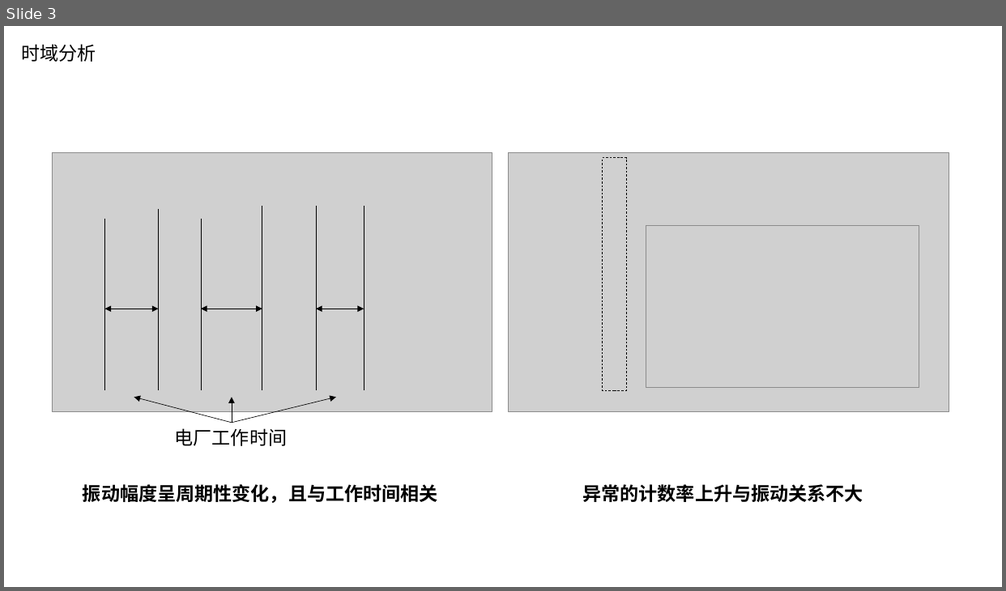
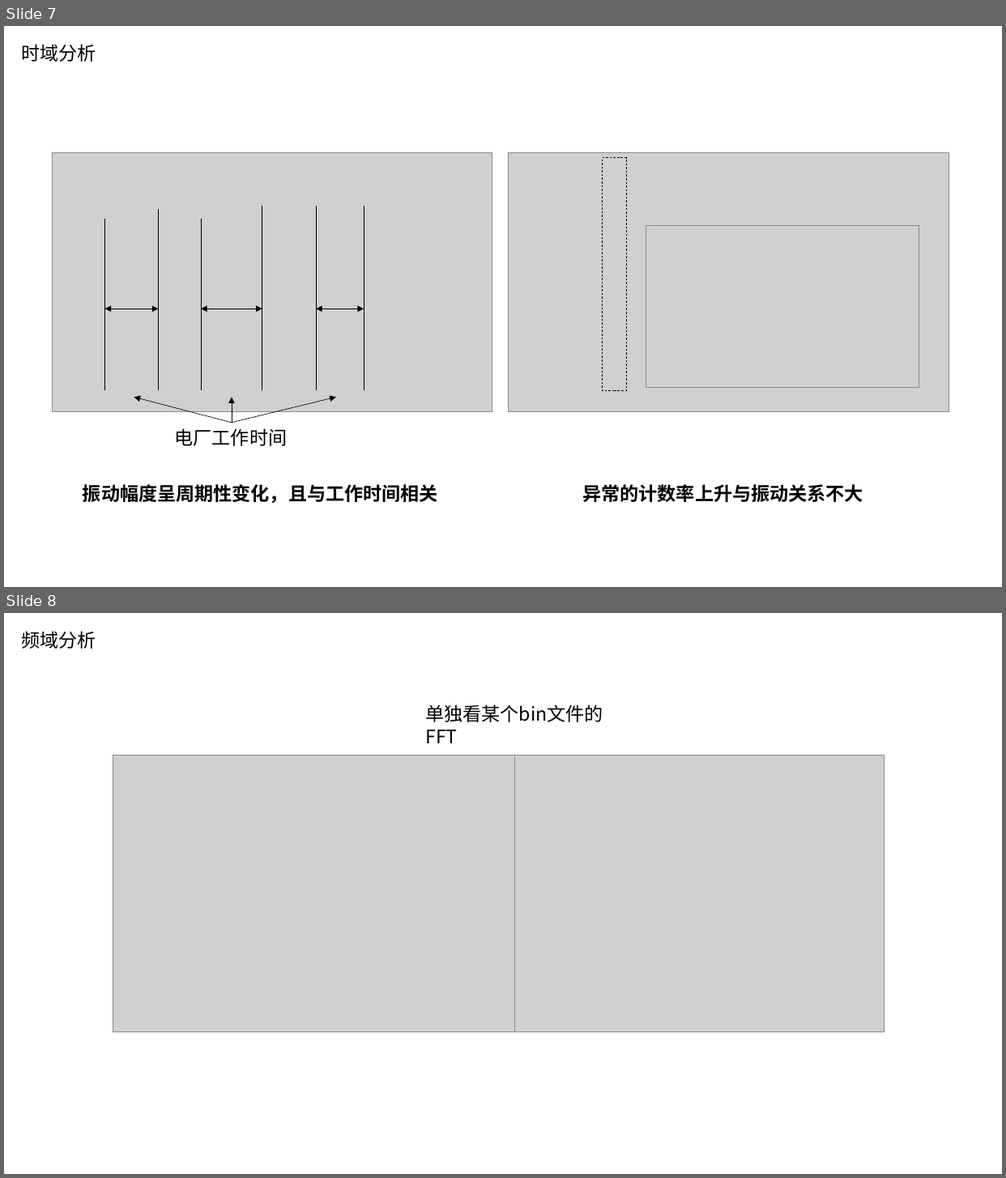
Before and after one commit to HongfeiWan/DeepVibration, a slide deck: design/arch.pptx. Shown one above the other, each under a label of ours: slide 3 before the commit, slides 7 and 8 after it. The pictures are 1006x591 and 1006x1178 pixels, drawn with LibreOffice and Linux fonts; fonts in the diff are those of the drawing; grey boxes stand for pictures. Boxes give left, top, right and bottom in pixels: in the first picture for what was removed or moved away, otherwise in the second. Text is boxed around its words. In the diff, an @@ line names an element or a change of style, - is before the commit and + after.

```diff
--- a/design/arch.pptx
+++ b/design/arch.pptx
@@ slide 8 added at (x1=4, y1=613, x2=1002, y2=1174), background #FFFFFF @@
@@ text added at (x1=22, y1=631, x2=96, y2=649), 18 pt, text #000000 @@
+频域分析
@@ text added at (x1=425, y1=705, x2=603, y2=722), 18 pt, text #000000 @@
+单独看某个bin文件的FFT
@@ picture added at (x1=113, y1=756, x2=514, y2=1033) @@
@@ picture added at (x1=514, y1=756, x2=884, y2=1033) @@
@@ what was slide 3 is now slide 7 @@
```
Also in this commit, not shown: 1 slide changed, 8 other slides added, 1 slide removed, 15 other files.
